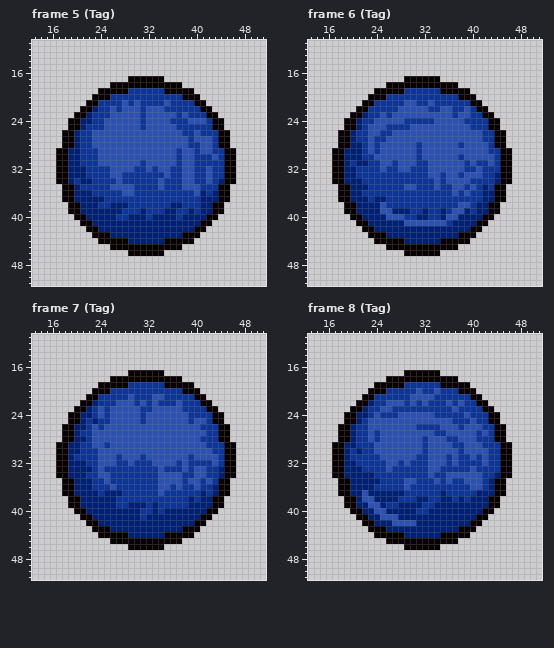
Pixel-art file: resources/gfx/characters/ball mayvbe .aseprite. Above: the version before the commit.
64x64 pixels, 8 frames. Shown: frame 5 (Tag): x 13..51, y 11..51; frame 6 (Tag): x 13..51, y 11..51; frame 7 (Tag): x 13..51, y 11..51; frame 8 (Tag): x 13..51, y 11..51. The commit also changed other frames, which this record leaves out.
After:
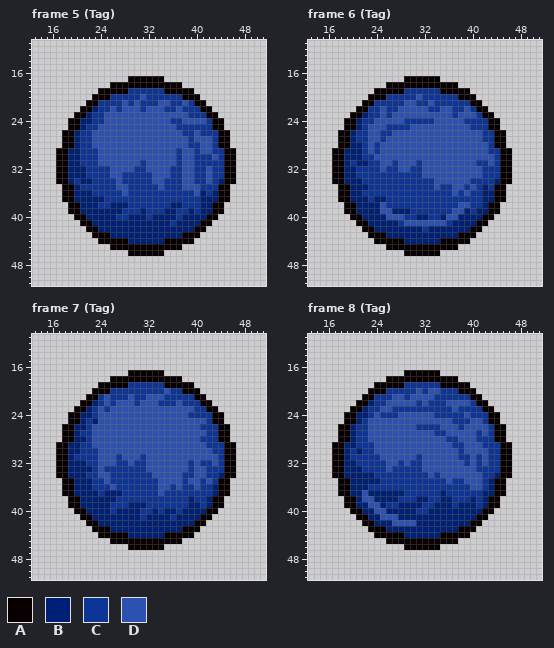
Palette (. is transparent): A #080000  B #002075  C #0d3497  D #2c51b0
Edits made:
--- frame 5 (Tag), layer "Layer 16"
@@ x 22..40 @@
 19 ..AAAAACCCCCCAAAAA.
-20 .AAACCCCCCCCCCCCAAA
-21 AACCCCDCDCCCCDCCCCA
-22 ABCCDCDDDCDDDCCCCCC
-23 BCCCDDDDDCDDDDDCDCC
-24 BCCDDDDDDCDDDDCCCDD
-25 CCCDDDDDDCDDDDDCCCC
+20 .AAACCCCCDCCCCCCAAA
+21 AACCCCDCDCCCDDCCDCA
+22 ABCCDCDDDCDDDCCDCCC
+23 BCCDDDDDDDDDDDDDDCC
+24 BCCDDDDDDDDDDDCCDDD
+25 CCDDDDDDDDDDDDDCCCC
 26 CDDDDDDDDDDDDDDDCCD
@@ x 24..36 @@
 31 DDDDDDDCDDDDD
-32 CCDDDDCCDCDDC
-33 CCDDCCCCCCCDC
-34 CCCDCCCCCCDCC
-35 CCDDDDCCCCDCC
-36 CCCCDDCCCCCCC
+32 CCDDDDCCDDDDC
+33 CCDDCCCCCDDDC
+34 CCCDCCCCCDDCC
+35 CCCDDCCCCCDCC
+36 CCCCDCCCCCCCC
 37 BCCCCCCCCCCCC
@@ x 34..38 @@
 40 BBBCB
-41 BBBBB
+41 BBCBB
 42 BBBBB
--- frame 6 (Tag), layer "Layer 16"
@@ x 23..42 @@
 19 .AAAAACCCCCCAAAAA...
-20 AAACCCCCCCCCCCCAAA..
+20 AAACCCCCDCCCCCCAAA..
 21 ACCCCCDDCCDCCCCCCAA.
-22 CCCCCDDDDDCCDDCCDCAA
-23 CCDCDDDDDDDDDDCDDCCA
+22 CCDCCDDDDDCCDDCCDCAA
+23 CCDCDDDDDDDDDDCDDDCA
 24 CDDDDDCCCCCDDDDDCCCC
@@ x 22..46 @@
 26 CDDCCDDDDDDDDDDDDDDDCCAA.
-27 CDCCDDDDDDDDDDDDDDDDCCAA.
-28 CDCDDDDDDCDDDDDDCDDDDCAA.
-29 CDCDDDDDDCDDDDDDDDDDDCCAA
-30 CCDDDDDDDCDDDDDDCDDDDDCAA
-31 BCCDDCDDDCCDDDDDDCDCCDCAA
-32 CCCDCCDDCCCDDDDDDCCDCCCAA
-33 CCCCCCCCCCCDDCDDCDDDCCBAA
-34 CCCCCCCCCCCCDCDDDDCCCCBAA
-35 BCCCCCCDDCCCDCCDDCDCBCAA.
+27 CDDCDDDDDDDDDDDDDDDDCCAA.
+28 CDCDDDDDDDDDDDDDDDDDDCAA.
+29 CDCDDDDDDDDDDDDDDDDDDCCAA
+30 CCDDDDDDDDDDDDDDDDDDDDCAA
+31 BCCDDCDDDCDDDDDDDDDCCDCAA
+32 CCCDCCDDCCDDDDDDDDDDCCCAA
+33 CCCCCCCCCCDDDDDDDDDDCCCAA
+34 CCCCCCCCCCCCDDDDDDCCCCBAA
+35 BCCCCCCCCCCCDCCDDCDCBCAA.
 36 CCCCCCCCCCCCCCCDCDCCBBAA.
 37 BCBBCCCCCCCCCCCCCCCCBBAA.
-38 BBBDCCCCCCCCCCCCDDCBBAA..
-39 BBBDDBBBCCBCCBCDDBCBBAA..
+38 BBBDCCCCCCCCCCCCDDCCBAA..
+39 BBBDDBBBCCCCCCCDDBCBBAA..
 40 BBBBDDDCCBBCCBDDBBBBAA...
-41 ABBBBBBDDDDDDDCBBBBAA....
-42 AABBBBBBBBBBBBBBBBAA.....
+41 ABBBBBCDDDDDDDCBBBBAA....
+42 AABBBBBBBBCBBBBBBBAA.....
 43 .AAABBBBBBBBBBBBAAA......
--- frame 7 (Tag), layer "Layer 16"
@@ x 22..46 @@
 19 ..AAAAACCCCCCAAAAA.......
-20 .AAACCCCCCCCCCCCAAA......
-21 AACCCCCDCCCDDCCCCCAA.....
-22 ABCCCDDDCDCDCCCDCCCAA....
-23 BCDCDDDDDCCDDDDDCCCCAA...
-24 BCDCDDDDDCDDDDDDDCCCCAA..
-25 CBCCDDDDDCDDDDDDDCDDCAA..
-26 CDCDDDDDDDDDDDDDDDDCCCAA.
+20 .AAACCCCCCCCCDCCAAA......
+21 AACDCCCDCCDDDCCCCCAA.....
+22 ABCDCDDDCDDDCCCDCCCAA....
+23 BCDCDDDDDDDDDDDDDDCCAA...
+24 BCDDDDDDDDDDDDDDDCCCCAA..
+25 CBDDDDDDDDDDDDDDDDDDCAA..
+26 CDDDDDDDDDDDDDDDDDDCCCAA.
 27 CDDDDDDDDDDDDDDDDDDDCCAA.
 28 CDDDDDDDDDDDDDDDDDDCCCAA.
-29 CDDCDDDDDDDDDDDDDDDDCCCAA
+29 CDDDDDDDDDDDDDDDDDDDCCCAA
 30 CCDDDDDDDDDDDDDDDDDDDCCAA
-31 CCDDDCDDDCDDDDDDDCDDDDCAA
-32 CCDDDCCDCCCDDDDCDCCCCDCAA
-33 BCDCCCCCCCCCDCCCDCDDCCBAA
-34 CCDDCCCCCCCCDDDDCCDDCCBAA
+31 CCDDDCDDDCDDDDDDDDDDDDCAA
+32 CCDDDCCDCCDDDDDDDCDCCDCAA
+33 BCDCCCCCCCDDDDDDDCDDCCCAA
+34 CCDDCCCCCCCDDDDDCCDDCCBAA
 35 BCCDCCCCCCCCDDDDCDDCDCAA.
 36 BCCCDCCCCCCCDDCDCCDCCBAA.
-37 BBCBBBCCCCCCDCCCCCCBCBAA.
-38 BBBBBCCCCCCCCCCCCBCBBAA..
-39 BBBBBCCBBBCBCCCCCBBBBAA..
-40 BBBBBBBBBCCBCBBBBBBBAA...
-41 ABBBBBBBBCBBBBBBBBBAA....
+37 BBCBBBCCCCCCDCCCCCCCCBAA.
+38 BBBBBCCCCCCCCCCCCBCCBAA..
+39 BBBBCCCBBBCCCCCCCBBCBAA..
+40 BBBBCBBBBCCBCBBCBBBBAA...
+41 ABBBBBBBBCBBBBCBBBBAA....
 42 AABBBBBBBBBBBBBBBBAA.....
--- frame 8 (Tag), layer "Layer 16"
@@ x 21..44 @@
 19 ...AAAAACCCCCCAAAAA.....
-20 ..AAACCCCCDCCDCCCAAA....
-21 .AACCCCCCDDDDCCCCCCAA...
-22 AABCCDDDCDCDCCCDCDCCAA..
+20 ..AAACCCCCDCDDCCCAAA....
+21 .AACCCDDCDDDDCCCCCCAA...
+22 AABCCDDDDDCDCCCDDDDCAA..
 23 ABCCDDCCCCCCCCCCDCCCCAA.
 24 BBCDCCCDDDDDDCCCCCDCCCAA
-25 BCDDDDDDDDDDDDDDCCCDCCAA
-26 CCDDDDDDDDCCCCDDDCDDDCCA
-27 CCDCDDDDDDDDDCCDDDDDCDCA
-28 CCDCDDDDDDDCDDDCCDDDCCCA
-29 CCCDDDDDDDDCDDDDCCDDDCCC
-30 BCCDDDDDDDDCDDDDDCDDDDCC
-31 CCCCDDDDDDCCDDDCDCCDCDCC
-32 CCCCCDDCDCCCDDDCDCCCCDCC
-33 BCCCCDCCCCCCDDCCCCCDCCCC
-34 BBBCCCCCCCCCDCCDDDDDDCCB
-35 BBBBCCCCDDCCCDCDCCDDDCBA
-36 BBBCCCCCDCCCCCCCCCCDDCBA
-37 BDBBBBBBCCCCCCBCCCCCBBBA
-38 BDDBBBBCCCBBCCBBCBCBBBAA
-39 BBDDBCCBBBBCCBBBBBBBBBAA
+25 BCDDDDDDDDDDDDDDCCCDDCAA
+26 CCDDDDDDDDCCCCDDDCDDDDCA
+27 CCDDDDDDDDDDDCCDDDDDCDCA
+28 CCDDDDDDDDDDDDDCCDDDCCCA
+29 CCCDDDDDDDDDDDDDCCDDDCCC
+30 BCCDDDDDDDDDDDDDDCDDDDCC
+31 CCCCDDDDDDCDDDDDDCCDCDCC
+32 CCCCCDDCDCCDDDDDDDCDCDCC
+33 BCCCCDCCCCCDDDDDDDDDCCCC
+34 BBBCCCCCCCCCDCDDDDDDDCCB
+35 BBBBCCCCCCCCCCCDCCDDDCBA
+36 BBCCCCCCCCCCCCCCCCCDDCBA
+37 BDBBBBBBCCCCCCBCCCCCCBBA
+38 BDDBBBBCCCBBCCBBCCCBCBAA
+39 BBDDBCCBBBBCCBBBCBBBCBAA
 40 ABBDDBBBBBCCBBBBBBBBBAA.
